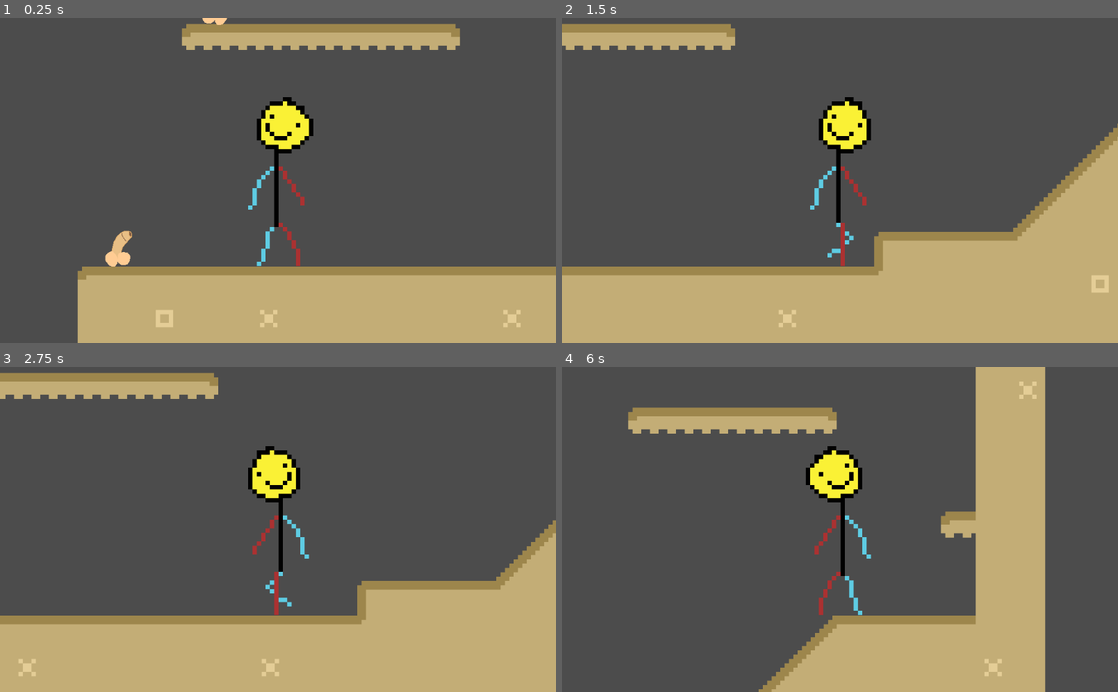
Above: before the commit, frames 1-4 (two rows, left to right).
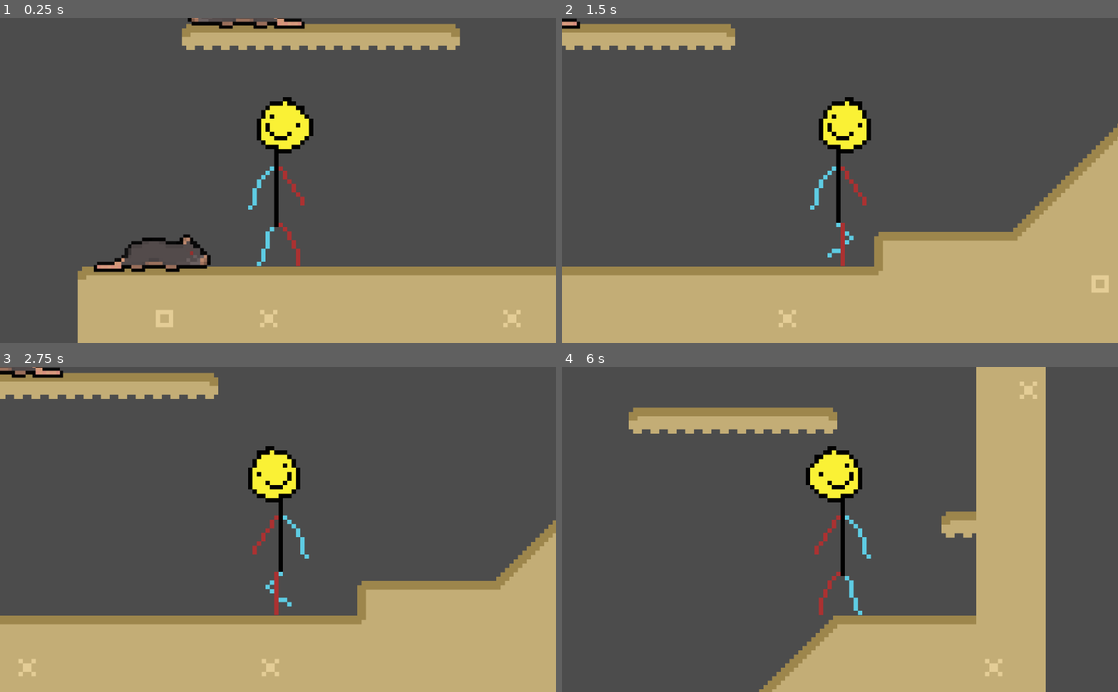
Above: after the commit, the same moments.

Repository: LegendOfCatBro/project_mild
Game: Godot game, scene res://Level1.tscn
The game is run twice, just before and just after one commit, with the same random seed, the same clock (stepped at 60 frames per second) and the same inputs.
Inputs:
- Up to frame 1 (0.25 s): no input
- Up to frame 2 (1.5 s): tap Enter at 0.5 s; hold D (right) from 0.53 s (still down); tap W (up) at 0.77 s
- Up to frame 3 (2.75 s): tap W (up) at 1.52 s; release D (right) at 2.03 s; hold A (left) from 2.03 s (still down)
- Up to frame 4 (6 s): release A (left) at 2.78 s; hold D (right) 2.78-4.28 s; tap W (up) at 3.02, 3.77, 4.52 s; hold A (left) 4.28-5.03 s; hold D (right) 5.03-5.78 s; hold A (left) from 5.78 s (still down)

The runs differ from the first frame. In frame 1, 1.5% of the frame differs, in the area x 16-55%, y 0-79%; in frame 2, 0.1%; in frame 3, 0.3%; in frame 4, 0.4%.

Commit message:
Replaced cock with rat

Diff:
--- a/src/Level1.tscn
+++ b/src/Level1.tscn
@@ -742,12 +742,12 @@
 [node name="Node2D" type="Node2D" parent="."]
 
 [node name="enemy" parent="Node2D" instance=ExtResource( 4 )]
-position = Vector2( 204, 542 )
+position = Vector2( 264, 544 )
 collision_layer = 2
 collision_mask = 4
 
 [node name="enemy2" parent="Node2D" instance=ExtResource( 4 )]
-position = Vector2( 378, 96 )
+position = Vector2( 441, 95 )
 collision_layer = 2
 collision_mask = 4
 current_direction = 1
--- a/src/child_ai/enemy.tscn
+++ b/src/child_ai/enemy.tscn
@@ -1,68 +1,104 @@
-[gd_scene load_steps=8 format=2]
+[gd_scene load_steps=14 format=2]
 
 [ext_resource path="res://child_ai/enemy.gd" type="Script" id=1]
-[ext_resource path="res://enemysprites/enemy_placeholder.png" type="Texture" id=2]
-[ext_resource path="res://enemysprites/enemy_attack.png" type="Texture" id=3]
-[ext_resource path="res://enemysprites/enemy_move.png" type="Texture" id=4]
+[ext_resource path="res://enemysprites/Rat.png" type="Texture" id=2]
 
-[sub_resource type="SpriteFrames" id=1]
+[sub_resource type="AtlasTexture" id=4]
+flags = 4
+atlas = ExtResource( 2 )
+region = Rect2( 0, 0, 225, 94 )
+
+[sub_resource type="AtlasTexture" id=5]
+flags = 4
+atlas = ExtResource( 2 )
+region = Rect2( 225, 0, 225, 94 )
+
+[sub_resource type="AtlasTexture" id=6]
+flags = 4
+atlas = ExtResource( 2 )
+region = Rect2( 450, 0, 225, 94 )
+
+[sub_resource type="AtlasTexture" id=7]
+flags = 4
+atlas = ExtResource( 2 )
+region = Rect2( 0, 94, 225, 94 )
+
+[sub_resource type="AtlasTexture" id=8]
+flags = 4
+atlas = ExtResource( 2 )
+region = Rect2( 225, 94, 225, 94 )
+
+[sub_resource type="AtlasTexture" id=9]
+flags = 4
+atlas = ExtResource( 2 )
+region = Rect2( 450, 94, 225, 94 )
+
+[sub_resource type="AtlasTexture" id=10]
+flags = 4
+atlas = ExtResource( 2 )
+region = Rect2( 675, 94, 225, 94 )
+
+[sub_resource type="AtlasTexture" id=11]
+flags = 4
+atlas = ExtResource( 2 )
+region = Rect2( 888, 94, 220, 94 )
+
+[sub_resource type="AtlasTexture" id=12]
+flags = 4
+atlas = ExtResource( 2 )
+region = Rect2( 1108, 94, 220, 94 )
+
+[sub_resource type="SpriteFrames" id=13]
 animations = [ {
-"frames": [ ExtResource( 2 ) ],
+"frames": [ SubResource( 4 ) ],
 "loop": true,
 "name": "IDLE",
 "speed": 5.0
 }, {
-"frames": [ ExtResource( 2 ), ExtResource( 4 ) ],
+"frames": [ SubResource( 4 ), SubResource( 5 ), SubResource( 6 ), SubResource( 7 ), SubResource( 8 ), SubResource( 9 ), SubResource( 10 ), SubResource( 11 ), SubResource( 12 ) ],
 "loop": true,
 "name": "MOVE",
-"speed": 2.0
+"speed": 5.0
 }, {
-"frames": [ ExtResource( 3 ) ],
+"frames": [ SubResource( 6 ) ],
 "loop": true,
 "name": "attack",
-"speed": 1.0
+"speed": 5.0
 } ]
 
 [sub_resource type="RectangleShape2D" id=2]
-extents = Vector2( 21, 12.5 )
-
-[sub_resource type="CapsuleShape2D" id=3]
-radius = 11.0
-height = 17.0
+extents = Vector2( 106, 27.5 )
 
 [node name="enemy" type="KinematicBody2D"]
+position = Vector2( 5, 0 )
 script = ExtResource( 1 )
 
 [node name="AnimatedSprite" type="AnimatedSprite" parent="."]
-frames = SubResource( 1 )
-animation = "MOVE"
+frames = SubResource( 13 )
+animation = "IDLE"
 
 [node name="CollisionShape2D" type="CollisionShape2D" parent="."]
-position = Vector2( -2, 19 )
+position = Vector2( 2, 0.5 )
 shape = SubResource( 2 )
 
-[node name="CollisionShape2D2" type="CollisionShape2D" parent="."]
-position = Vector2( 4, -6.5 )
-shape = SubResource( 3 )
-
 [node name="ray_left" type="RayCast2D" parent="."]
-position = Vector2( -26, 32 )
+position = Vector2( -106, 32 )
 enabled = true
 cast_to = Vector2( 0, 10 )
 collision_mask = 4
 
 [node name="ray_right" type="RayCast2D" parent="."]
-position = Vector2( 22, 32 )
+position = Vector2( 110, 32 )
 enabled = true
 cast_to = Vector2( 0, 10 )
 collision_mask = 4
 
 [node name="attack_right" type="RayCast2D" parent="."]
-position = Vector2( 19, 0 )
+position = Vector2( 110, 0 )
 enabled = true
 cast_to = Vector2( 50, 0 )
 
 [node name="attack_left" type="RayCast2D" parent="."]
-position = Vector2( -22, 0 )
+position = Vector2( -107, 0 )
 enabled = true
 cast_to = Vector2( -50, 0 )
Binary file removed: src/child_ai/rat.png
Binary file added: src/enemysprites/Rat.png
Not shown, changed: src/enemysprites/Rat.png.import
